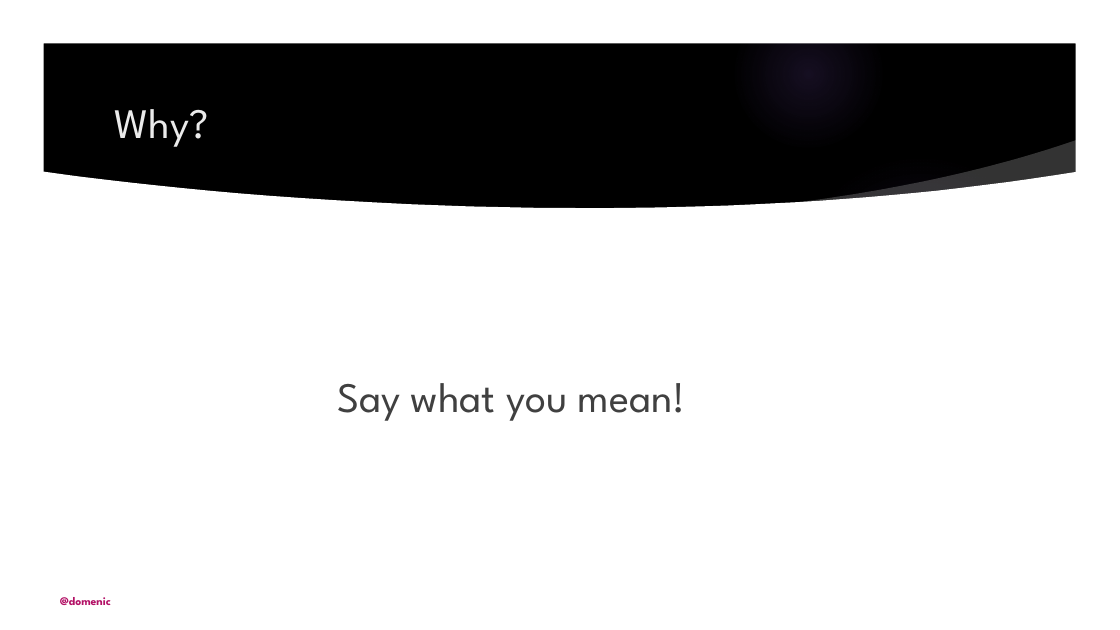
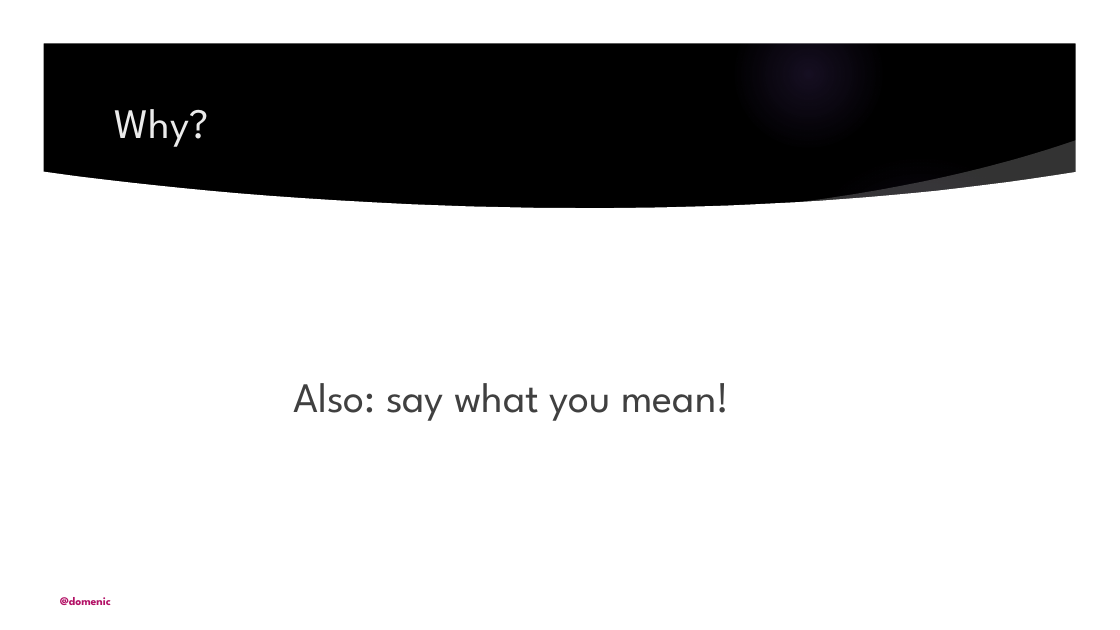
Before and after one commit to domenic/es6isnigh, a slide deck: slide 6 of assets/presentation-30-minutes.pptx. Drawn at 1120x630 pixels with LibreOffice and Linux fonts; fonts in the diff are those of the drawing; background and template pictures are left out. Boxes give left, top, right and bottom in pixels: in the first picture for what was removed or moved away, otherwise in the second. Text is boxed around its words. In the diff, an @@ line names an element or a change of style, - is before the commit and + after.

```diff
--- a/assets/presentation-30-minutes.pptx
+++ b/assets/presentation-30-minutes.pptx
@@ text at box(293, 383, 729, 421): text changed @@
-Say what you mean!
+Also: say what you mean!
```
Also in this commit, not shown: 4 other slides changed, 1 slide removed, 1 other file.
